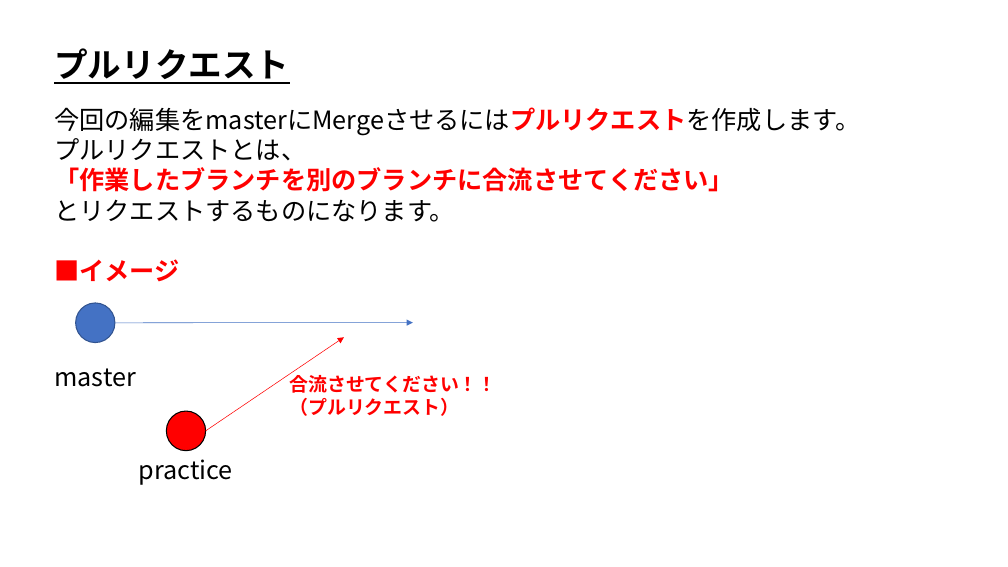
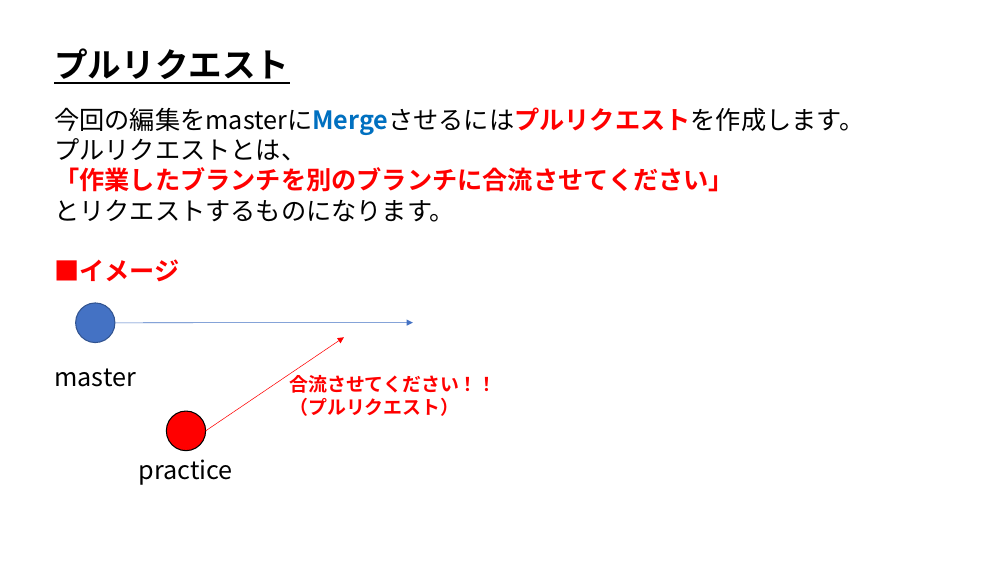
Before and after one commit to ArakiYusuke-Ohara/Textbook, a slide deck: slide 4 of ゲーム科2年/00_前期/ゲームエンジンⅢ/バージョン管理/11_プルリクエストとMerge.pptx. Drawn at 1008x567 pixels with LibreOffice and Linux fonts; fonts in the diff are those of the drawing. Boxes give left, top, right and bottom in pixels: in the first picture for what was removed or moved away, otherwise in the second. Text is boxed around its words. In the diff, an @@ line names an element or a change of style, - is before the commit and + after.

```diff
--- a/ゲーム科2年/00_前期/ゲームエンジンⅢ/バージョン管理/11_プルリクエストとMerge.pptx
+++ b/ゲーム科2年/00_前期/ゲームエンジンⅢ/バージョン管理/11_プルリクエストとMerge.pptx
@@ text at box(54, 107, 864, 135): text colour #000000 to #0070C0, bold on in "今回の編集をmasterにMergeさせるにはプルリクエストを作成します。" @@
```
Also in this commit, not shown: 2 other slides changed, 7 other files.
